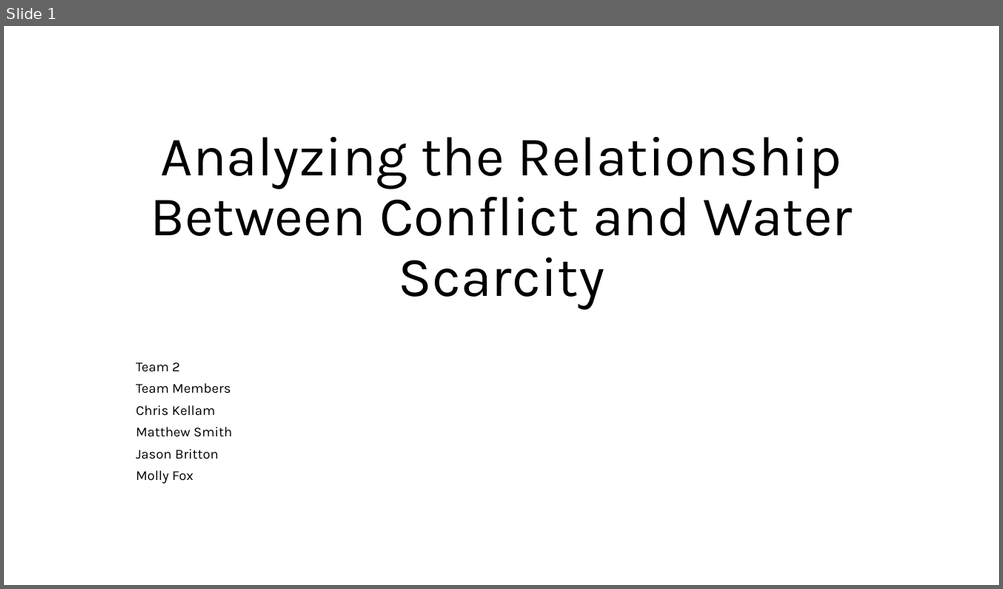
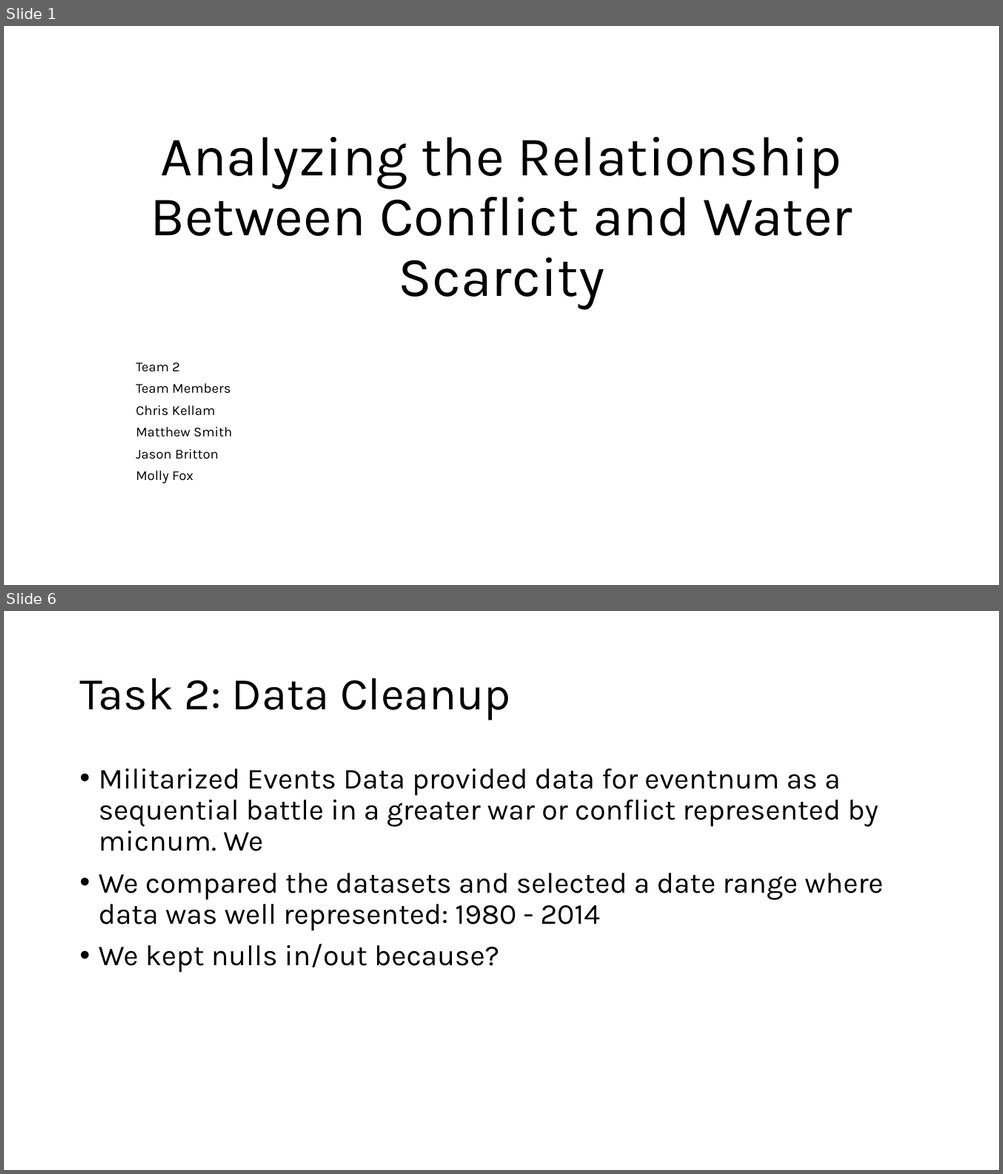
Before and after one commit to msmith150/Water-Conflict-Analysis, a slide deck: Project 1 Slides - Smith.pptx. Shown one above the other, each under a label of ours: slide 1 before the commit, slides 1 and 6 after it; the slides between them are not shown. The pictures are 1003x589 and 1003x1174 pixels, drawn with LibreOffice and Linux fonts; fonts in the diff are those of the drawing. Boxes give left, top, right and bottom in pixels: in the first picture for what was removed or moved away, otherwise in the second. Text is boxed around its words. In the diff, an @@ line names an element or a change of style, - is before the commit and + after.

```diff
--- a/Project 1 Slides - Smith.pptx
+++ b/Project 1 Slides - Smith.pptx
@@ slide 6 added at (4, 611, 999, 1170), background #FFFFFF @@
@@ title added at (79, 678, 511, 721), 44 pt, text #000000 @@
+Task 2: Data Cleanup
@@ text added at (99, 769, 883, 973), 28 pt, text #000000 @@
+• Militarized Events Data provided data for eventnum as a sequential battle in a greater war or conflict represented by micnum. We
+• We compared the datasets and selected a date range where data was well represented: 1980 - 2014
+• We kept nulls in/out because?
```
Also in this commit, not shown: 5 other slides added.
